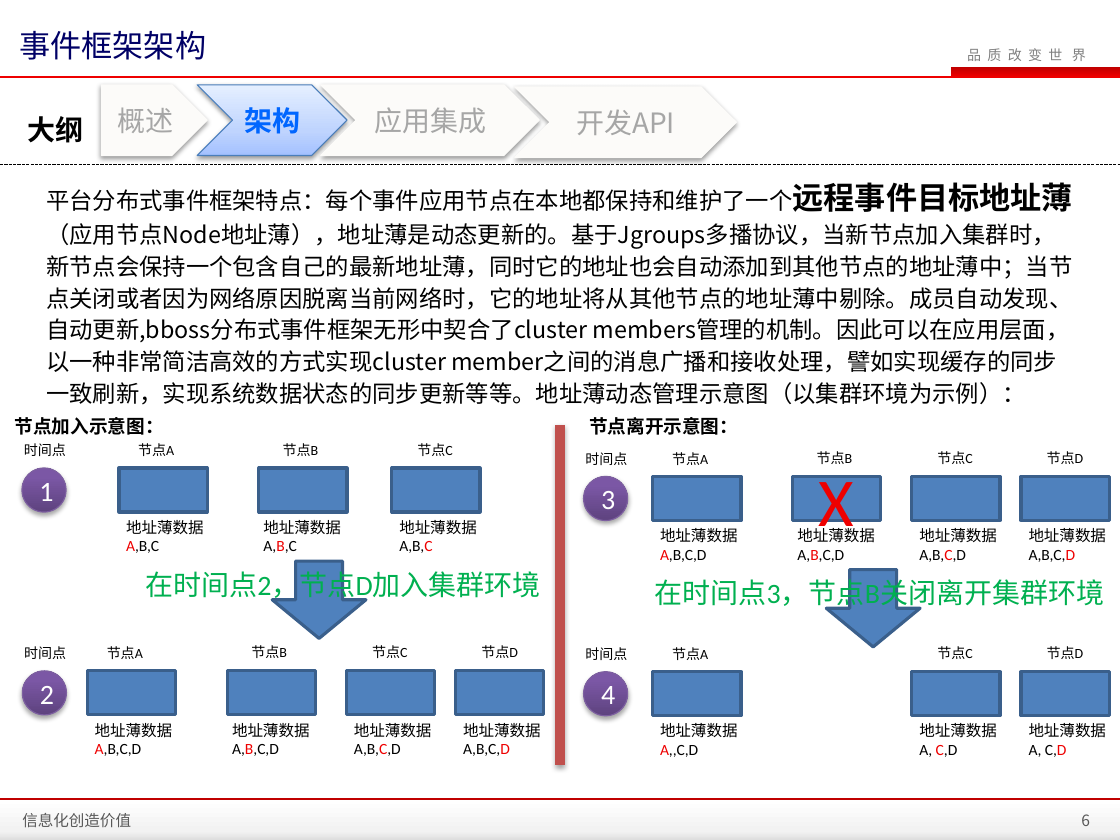
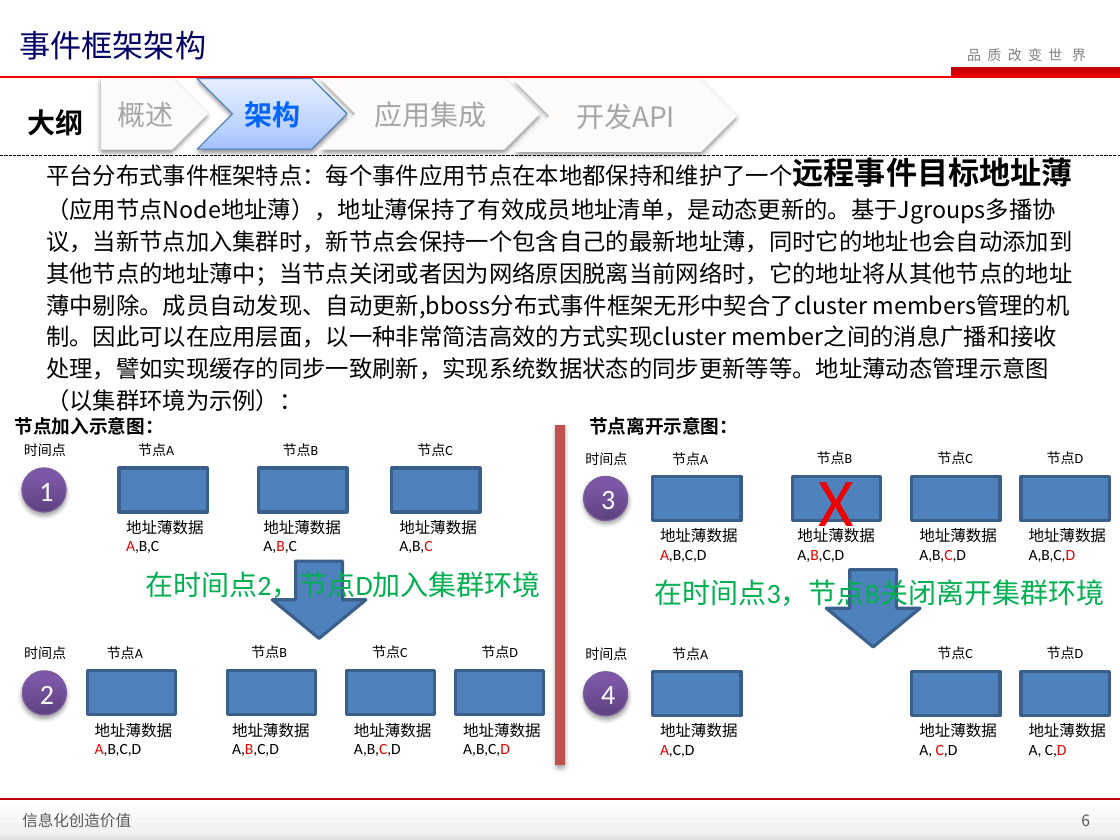
Before and after one commit to zhanght86/bboss-cms, a slide deck: slide 6 of 文档/平台分布式事件框架介绍.pptx. Drawn at 1120x840 pixels with LibreOffice and Linux fonts; fonts in the diff are those of the drawing; background and template pictures are left out. Boxes give left, top, right and bottom in pixels: in the first picture for what was removed or moved away, otherwise in the second. Text is boxed around its words. In the diff, an @@ line names an element or a change of style, - is before the commit and + after.

Commit message:
更新文档

```diff
--- a/文档/平台分布式事件框架介绍.pptx
+++ b/文档/平台分布式事件框架介绍.pptx
@@ 3 chevrons, 1 text, 1 pentagon arrow moved together from (x1=27, y1=85, x2=737, y2=158) to (x1=27, y1=78, x2=737, y2=151) @@
@@ line moved from (0, 165) - (1120, 165) to (0, 155) - (1120, 155) @@
@@ text at (x1=46, y1=155, x2=1073, y2=411): text changed @@
-平台分布式事件框架特点：每个事件应用节点在本地都保持和维护了一个远程事件目标地址薄（应用节点Node地址薄），地址薄是动态更新的。基于Jgroups多播协议，当新节点加入集群时，新节点会保持一个包含自己的最新地址薄，同时它的地址也会自动添加到其他节点的地址薄中；当节点关闭或者因为网络原因脱离当前网络时，它的地址将从其他节点的地址薄中剔除。成员自动发现、自动更新,bboss分布式事件框架无形中契合了cluster members管理的机制。因此可以在应用层面，以一种非常简洁高效的方式实现cluster member之间的消息广播和接收处理，譬如实现缓存的同步一致刷新，实现系统数据状态的同步更新等等。地址薄动态管理示意图（以集群环境为示例）：
+平台分布式事件框架特点：每个事件应用节点在本地都保持和维护了一个远程事件目标地址薄（应用节点Node地址薄），地址薄保持了有效成员地址清单，是动态更新的。基于Jgroups多播协议，当新节点加入集群时，新节点会保持一个包含自己的最新地址薄，同时它的地址也会自动添加到其他节点的地址薄中；当节点关闭或者因为网络原因脱离当前网络时，它的地址将从其他节点的地址薄中剔除。成员自动发现、自动更新,bboss分布式事件框架无形中契合了cluster members管理的机制。因此可以在应用层面，以一种非常简洁高效的方式实现cluster member之间的消息广播和接收处理，譬如实现缓存的同步一致刷新，实现系统数据状态的同步更新等等。地址薄动态管理示意图（以集群环境为示例）：
@@ text at (x1=660, y1=745, x2=694, y2=757): text changed @@
-A,,C,D
+A,C,D
```
Also in this commit, not shown: 1 other file.
